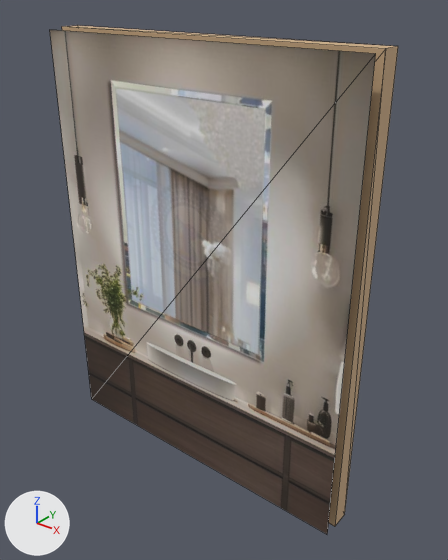
What one commit did to the glTF model storage/picture/mocan-56.glb.
One viewpoint serves both versions: a 50 mm camera at (0.742, -0.865, 0.986) aimed at (0.04, 0.012, 0.442). The lights are fixed; the arrows at lower left show +X, +Y and +Z. The first picture is the older version. Mesh edges are drawn as thin lines. Vertices at exactly the same position are counted once.

Names of what the first picture shows: 'furniture'.
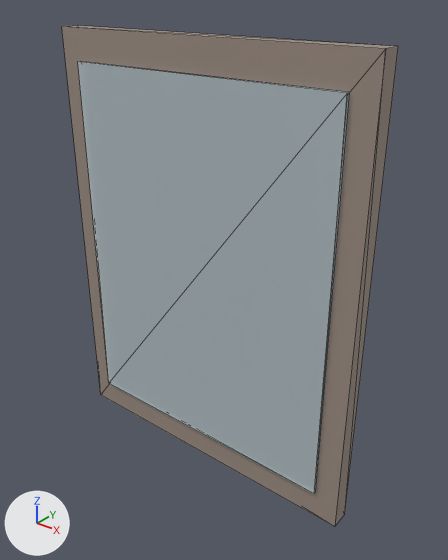
The change, as a diff of the scene's bpy script:
```diff
--- a/storage/picture/mocan-56.glb.py
+++ b/storage/picture/mocan-56.glb.py
@@ mat_wood @@
 mat_wood = principled_material('wood')
-mat_wood.base_color = (0.62, 0.42, 0.24)  # beige #cead86
+mat_wood.base_color = (0.333, 0.267, 0.224)  # brown #9c8d82
 mat_wood.roughness = 0.72
@@ me_mesh_0 @@
 # used by ob_furniture; location = (0.0, 0.0, 0.0)
-me_mesh_0.from_pydata(...)  # 20 vertices, 26 faces; spans x -0.35..0.35, y -0.05..0.02, z 0.0..0.9
+me_mesh_0.from_pydata(...)  # 16 vertices, 24 faces; spans x -0.35..0.35, y -0.028..0.02, z 0.0..0.9
+# me_mesh_0 part 1: the loose piece of 4 vertices spanning x -0.35..0.35, y -0.05, z 0.004..0.896 is deleted
 me_mesh_0.materials.append(mat_wood)
 me_mesh_0.materials.append(mat_glass)
-me_mesh_0.materials.append(mat_photo)  # picture img_image_0
```

Location of each change, (x1, y1, x2, y2) in pixels of the pictures (448 x 560 px):
'furniture', recoloured, reshaped
    before: (50, 25, 398, 534)
    after: (62, 25, 398, 526)
part 1 of me_mesh_0, deleted
    before: (50, 30, 376, 534)
